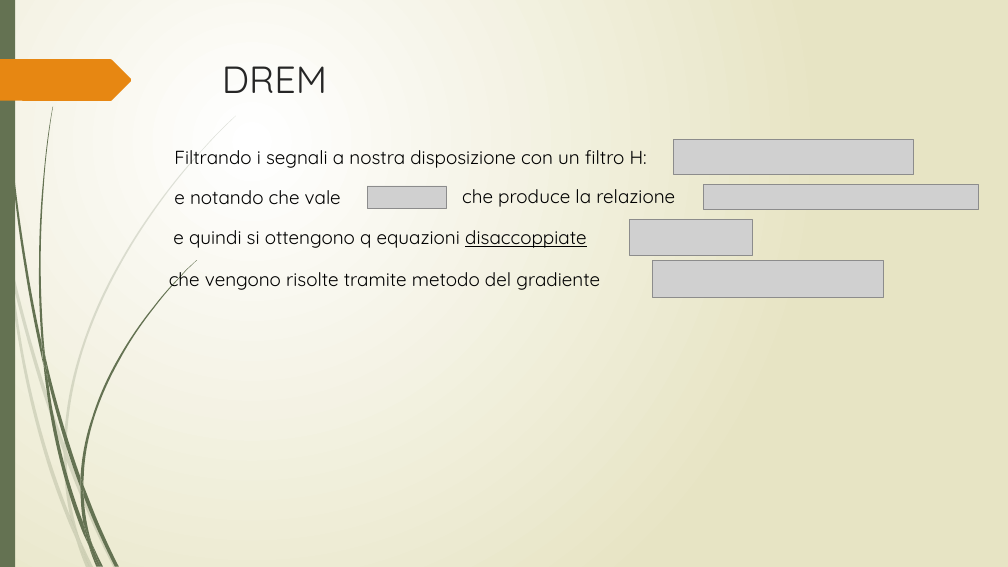
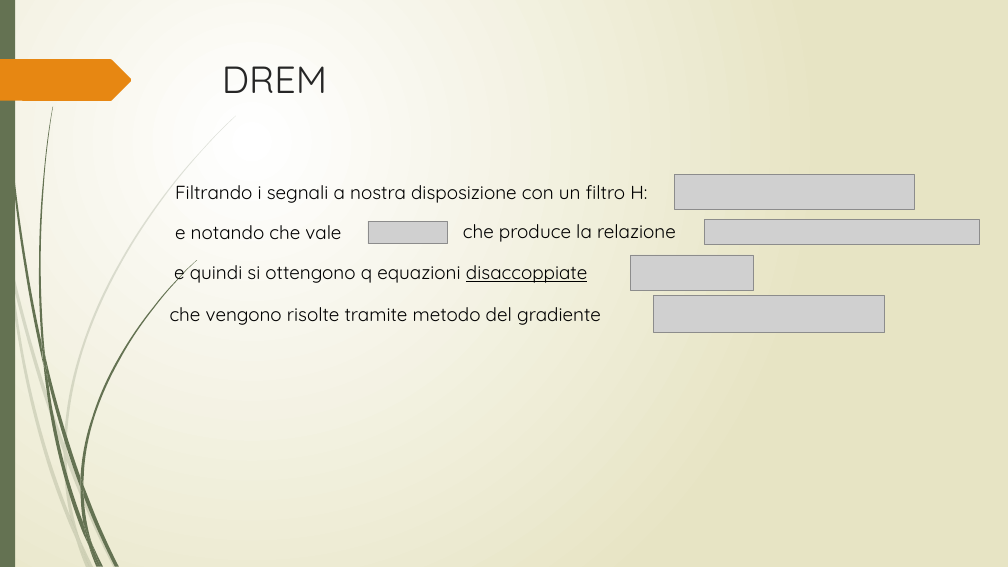
Before and after one commit to simonesinceri/CRA-2020-2021, a slide deck: slide 4 of Assignment_2/presentazione ass2.pptx. Drawn at 1008x567 pixels with LibreOffice and Linux fonts; fonts in the diff are those of the drawing; grey boxes stand for pictures. Boxes give left, top, right and bottom in pixels: in the first picture for what was removed or moved away, otherwise in the second. Text is boxed around its words. In the diff, an @@ line names an element or a change of style, - is before the commit and + after.

```diff
--- a/Assignment_2/presentazione ass2.pptx
+++ b/Assignment_2/presentazione ass2.pptx
@@ 5 pictures, 5 texts: place and size @@
-5 pictures, 5 texts at box(169, 139, 979, 296)
+5 pictures, 5 texts at box(170, 175, 979, 332)
```
Also in this commit, not shown: 2 slides added, 1 slide removed.
